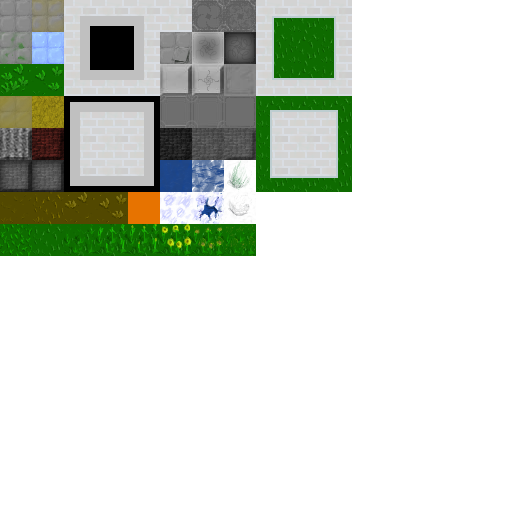
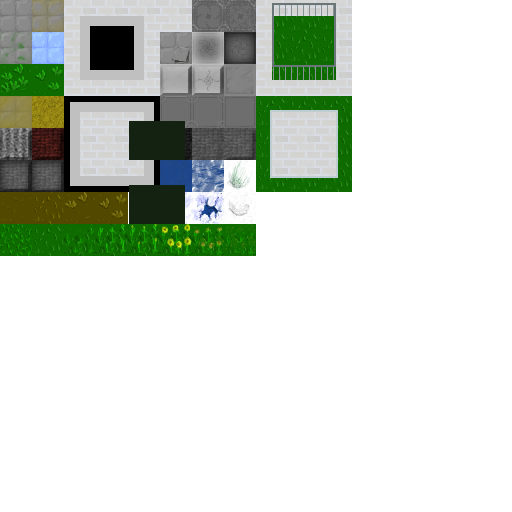
The second 512×512 image is a revision of the first. Changes to its layers:
hid "start" over <box>128,192,160,224</box>
painted on "gelaender #1" over <box>272,3,336,80</box>
added layer "stangen copy" in group "gelaender" over <box>129,3,334,160</box>
added layer "stangen" in group "gelaender" over <box>129,67,334,224</box>
